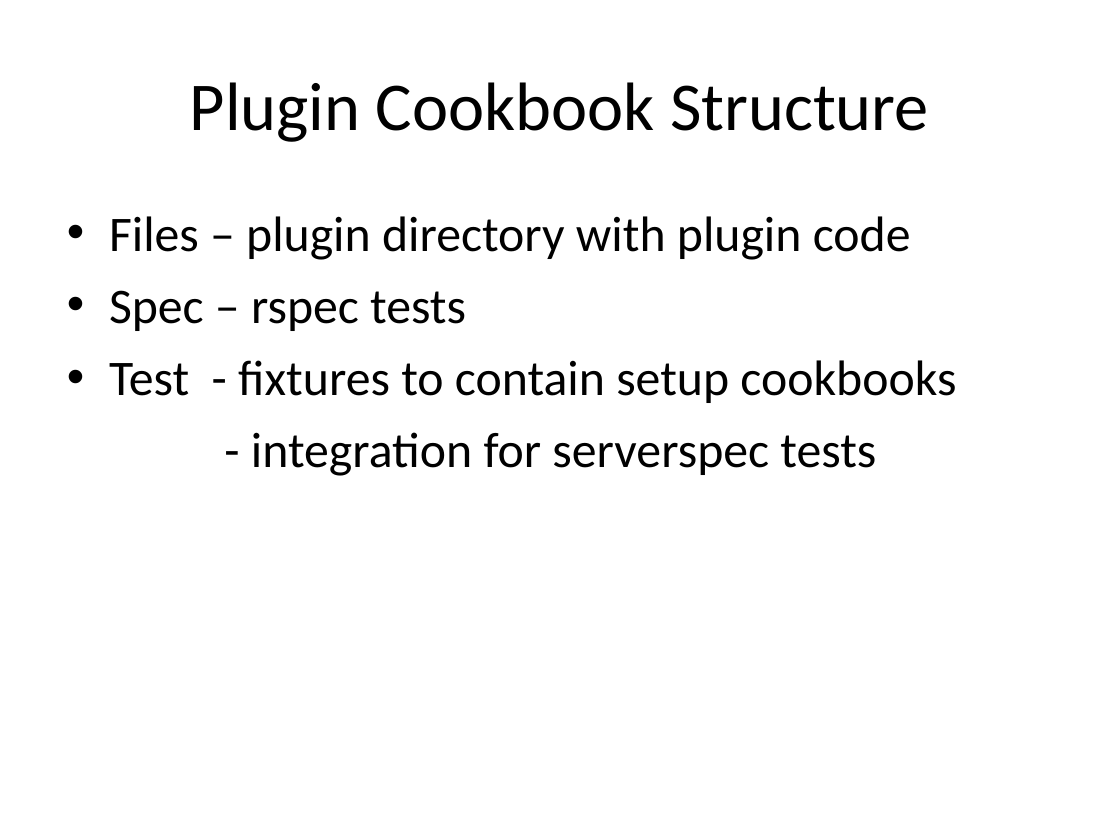
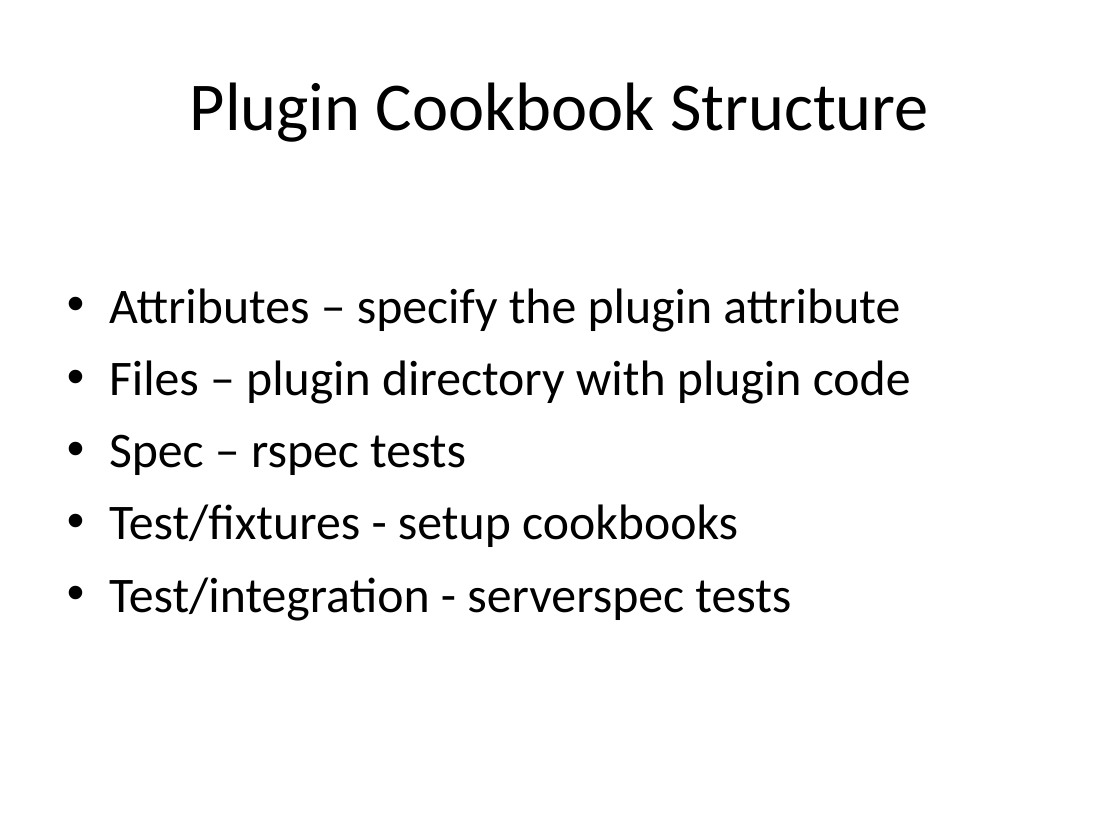
Before and after one commit to MarkGibbons/ohai_tdd, a slide deck: slide 5 of ohai_tdd.ppt (slide 4 before the commit). Drawn at 1120x840 pixels with LibreOffice and Linux fonts; fonts in the diff are those of the drawing. Boxes give left, top, right and bottom in pixels: in the first picture for what was removed or moved away, otherwise in the second. Text is boxed around its words. In the diff, an @@ line names an element or a change of style, - is before the commit and + after.

```diff
--- a/ohai_tdd.ppt
+++ b/ohai_tdd.ppt
@@ text at (109,288,900,332): paragraph added @@
+• Attributes – specify the plugin attribute
@@ text at (109,504,791,621): text changed @@
-• Test - fixtures to contain setup cookbooks
-- integration for serverspec tests
+• Test/fixtures - setup cookbooks
+• Test/integration - serverspec tests
```
Also in this commit, not shown: 6 other slides changed, 1 slide added.
